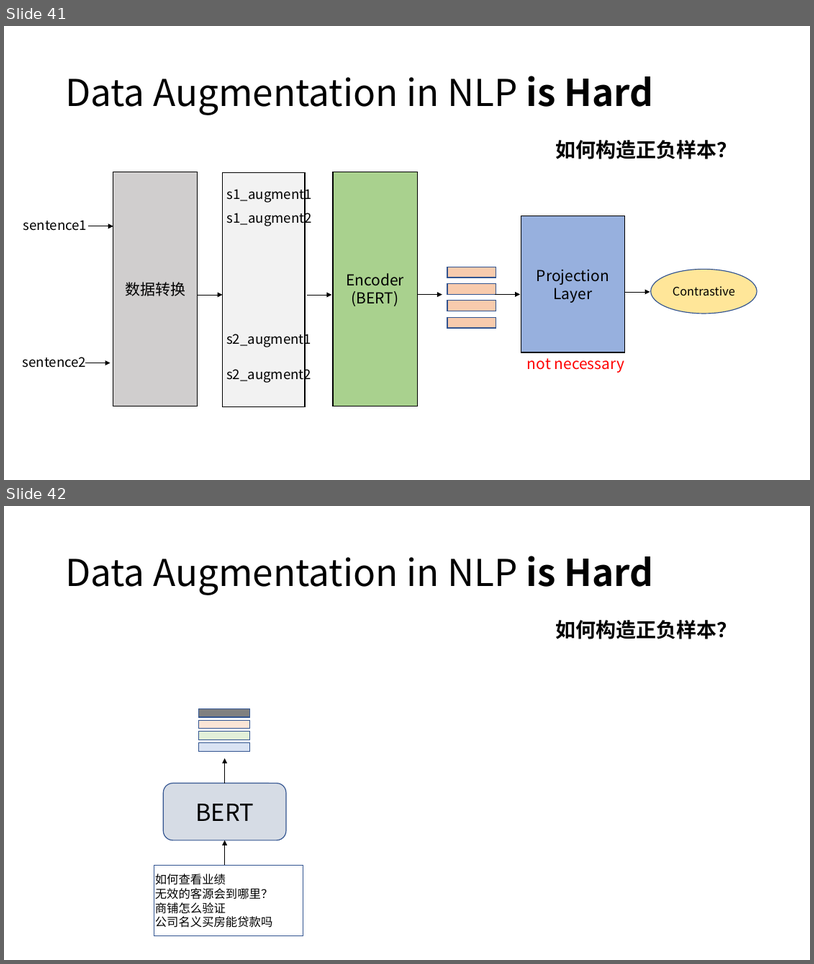
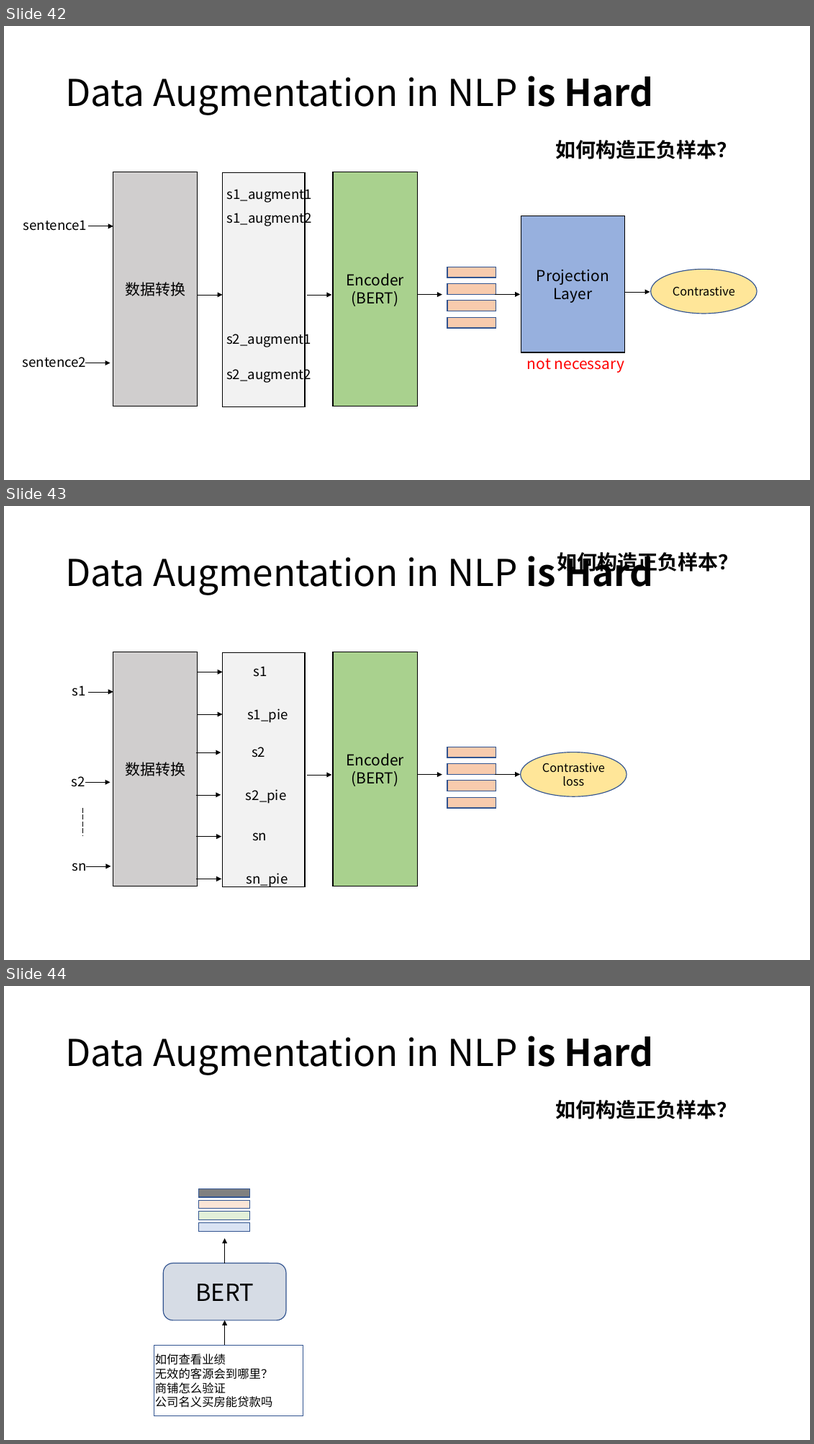
Before and after one commit to xianghuisun/ContrativeLearningInNLP, a slide deck: ppt_materials/SBERT.pptx. Shown one above the other, each under a label of ours: slides 41 and 42 before the commit, slides 42, 43 and 44 after it. The pictures are 814x964 and 814x1444 pixels, drawn with LibreOffice and Linux fonts; fonts in the diff are those of the drawing. Boxes give left, top, right and bottom in pixels: in the first picture for what was removed or moved away, otherwise in the second. Text is boxed around its words. In the diff, an @@ line names an element or a change of style, - is before the commit and + after.

```diff
--- a/ppt_materials/SBERT.pptx
+++ b/ppt_materials/SBERT.pptx
@@ slide 43 added at bbox=[4, 506, 810, 960], background #FFFFFF @@
@@ title added at bbox=[65, 552, 653, 595], 44 pt, text #000000 @@
+Data Augmentation in NLP is Hard
@@ text added at bbox=[557, 552, 738, 575], 24 pt, text #000000, bold @@
+如何构造正负样本？
@@ rectangle added at bbox=[113, 651, 198, 886], fill #D0CECE, outline #000000 1 pt, 18 pt, text #000000 @@
+数据转换
@@ rectangle added at bbox=[222, 652, 305, 886], fill #F2F2F2, outline #000000 1 pt @@
@@ rectangle added at bbox=[333, 651, 417, 886], fill #A9D18E, outline #000000 1 pt, 18 pt, text #000000 @@
+Encoder
+(BERT)
@@ arrow added from (198, 672) to (222, 672), #000000 0.5 pt @@
@@ text added at bbox=[253, 666, 267, 677], 16 pt, text #000000 @@
+s1
@@ text added at bbox=[72, 685, 86, 696], 16 pt, text #000000 @@
+s1
@@ arrow added from (88, 692) to (113, 692), #000000 0.5 pt @@
@@ arrow added from (198, 714) to (222, 714), #000000 0.5 pt @@
@@ text added at bbox=[247, 708, 288, 723], 16 pt, text #000000 @@
+s1_pie
@@ arrow added from (196, 752) to (221, 752), #000000 0.5 pt @@
@@ text added at bbox=[252, 746, 265, 757], 16 pt, text #000000 @@
+s2
@@ rectangle added at bbox=[448, 746, 496, 758], fill #F8CBAD, outline #325491 1 pt @@
@@ rectangle added at bbox=[448, 764, 496, 775], fill #F8CBAD, outline #325491 1 pt @@
@@ ellipse added at bbox=[521, 752, 627, 796], fill #FFE699, outline #325491 1 pt, 14 pt, text #000000 @@
+Contrastive loss
@@ text added at bbox=[72, 776, 85, 787], 16 pt, text #000000 @@
+s2
@@ arrow added from (85, 782) to (111, 782), #000000 0.5 pt @@
@@ arrow added from (307, 775) to (332, 775), #000000 0.5 pt @@
@@ arrow added from (418, 775) to (442, 775), #000000 0.5 pt @@
@@ rectangle added at bbox=[448, 780, 496, 791], fill #F8CBAD, outline #325491 1 pt @@
@@ arrow added from (495, 774) to (521, 774), #000000 0.5 pt @@
@@ line added from (83, 808) to (83, 836), #000000 0.75 pt dashed @@
@@ arrow added from (196, 795) to (221, 795), #000000 0.5 pt @@
@@ text added at bbox=[246, 789, 286, 803], 16 pt, text #000000 @@
+s2_pie
@@ rectangle added at bbox=[448, 797, 496, 808], fill #F8CBAD, outline #325491 1 pt @@
@@ arrow added from (196, 836) to (221, 836), #000000 0.5 pt @@
@@ text added at bbox=[252, 832, 267, 841], 16 pt, text #000000 @@
+sn
@@ text added at bbox=[72, 862, 87, 871], 16 pt, text #000000 @@
+sn
@@ arrow added from (85, 866) to (111, 866), #000000 0.5 pt @@
@@ text added at bbox=[247, 872, 288, 887], 16 pt, text #000000 @@
+sn_pie
@@ arrow added from (196, 879) to (221, 879), #000000 0.5 pt @@
@@ what was slide 41 is now slide 42 @@
@@ what was slide 42 is now slide 44 @@
```
Also in this commit, not shown: 1 slide changed, 1 other slide added, 5 other files.
